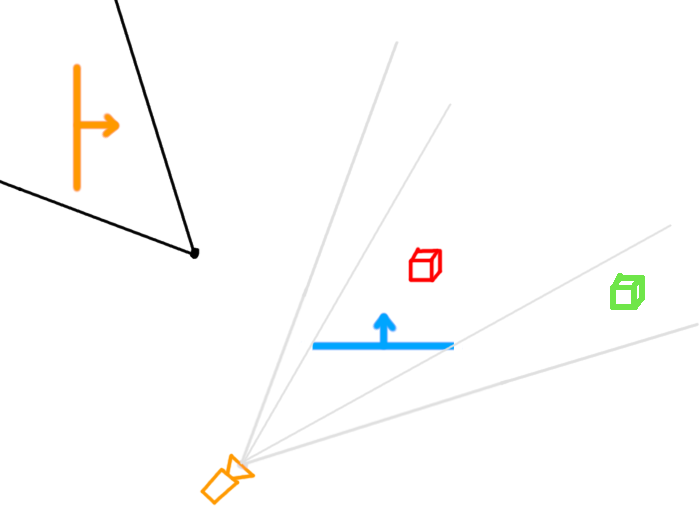
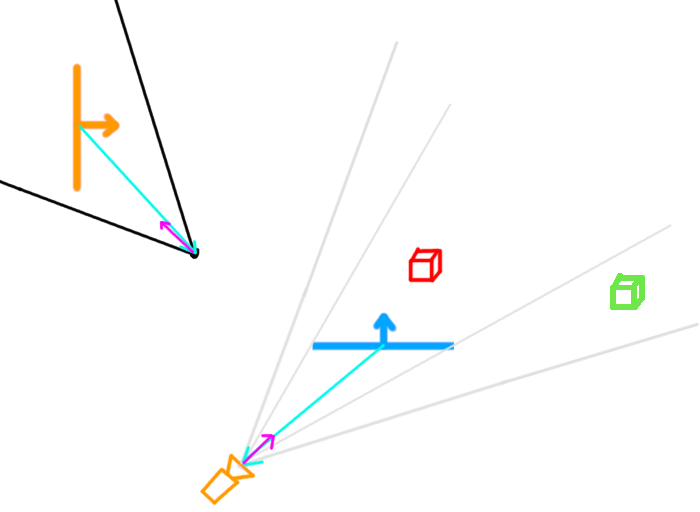
Layered file, before and after one edit (700px x 512px). Changes by layer:
added layer "rotation" above "position" over 159, 220, 276, 466
added layer "position" above "green cube" over 77, 124, 386, 468
painted on "blue portal" over 301, 312, 463, 369
painted on "orange portal" over 72, 62, 129, 193
